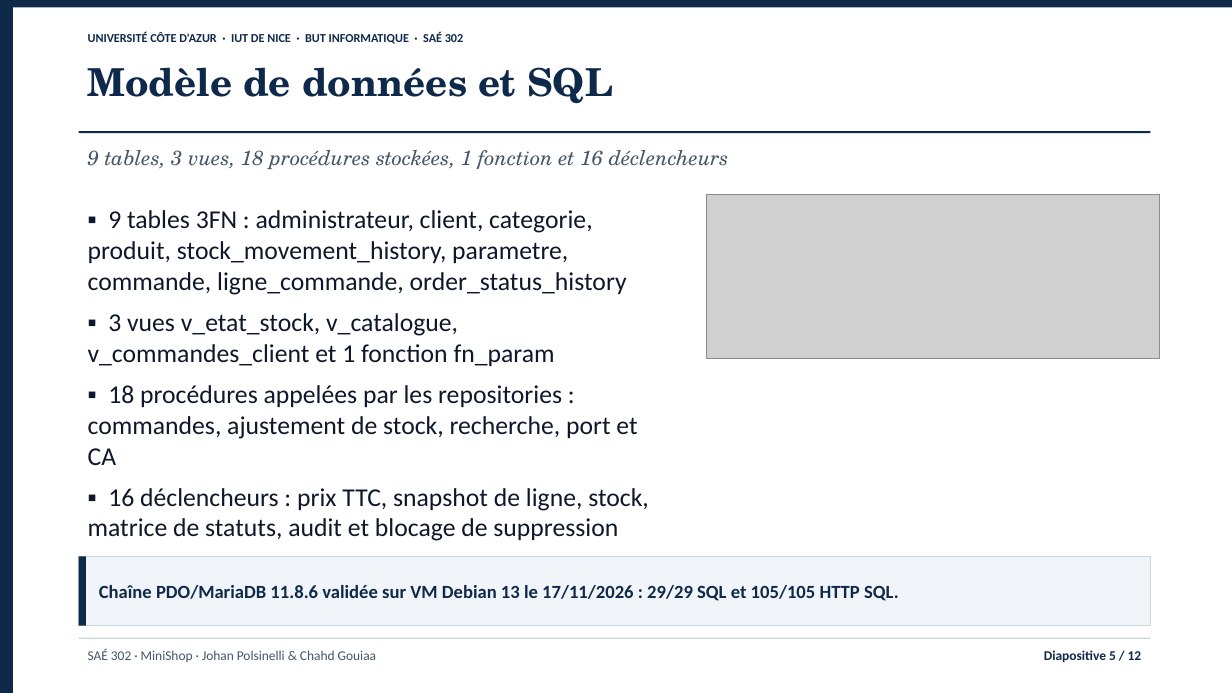
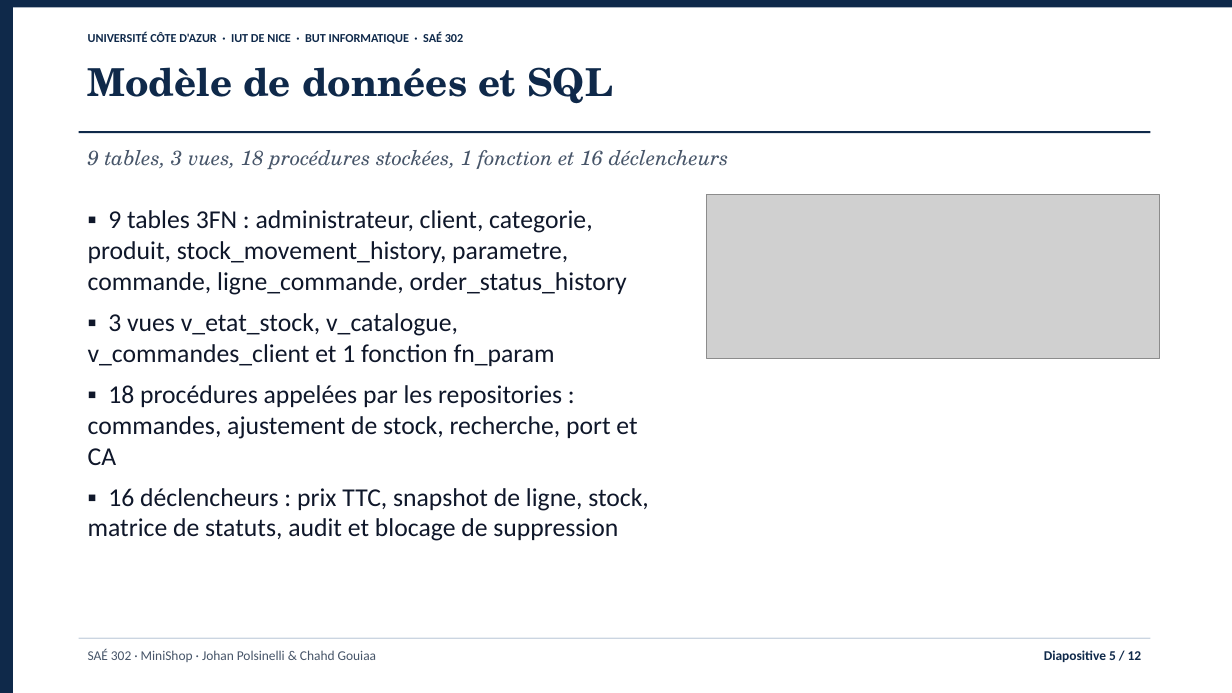
Before and after one commit to jojo8356/SAE-302, a slide deck: slide 5 of livrables/minishop-soutenance.pptx. Drawn at 1232x693 pixels with LibreOffice and Linux fonts; fonts in the diff are those of the drawing; grey boxes stand for pictures. Boxes give left, top, right and bottom in pixels: in the first picture for what was removed or moved away, otherwise in the second. Text is boxed around its words. In the diff, an @@ line names an element or a change of style, - is before the commit and + after.

```diff
--- a/livrables/minishop-soutenance.pptx
+++ b/livrables/minishop-soutenance.pptx
@@ rectangle removed at <box>79,556,1151,626</box> @@
-Chaîne PDO/MariaDB 11.8.6 validée sur VM Debian 13 le 17/11/2026 : 29/29 SQL et 105/105 HTTP SQL.
@@ rectangle removed at <box>79,556,86,626</box> @@
```
Also in this commit, not shown: 10 other slides changed, 4 other files.
